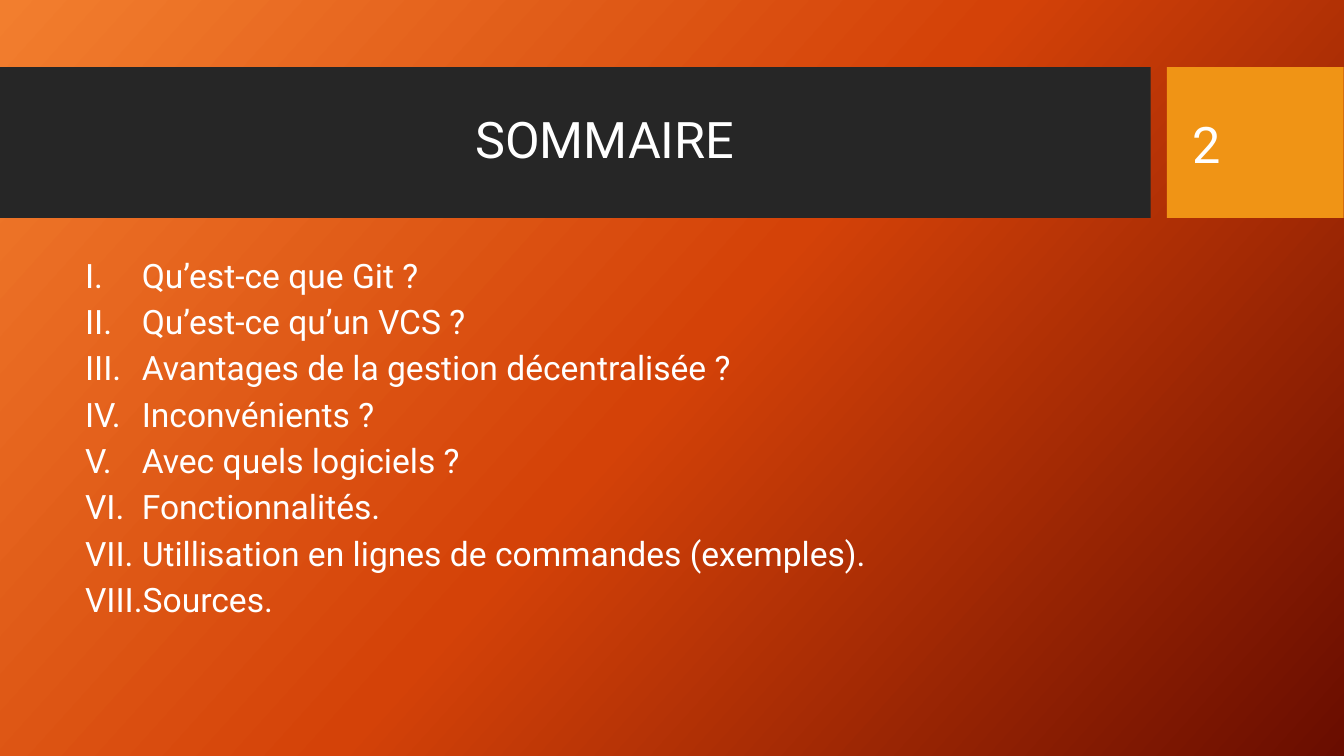
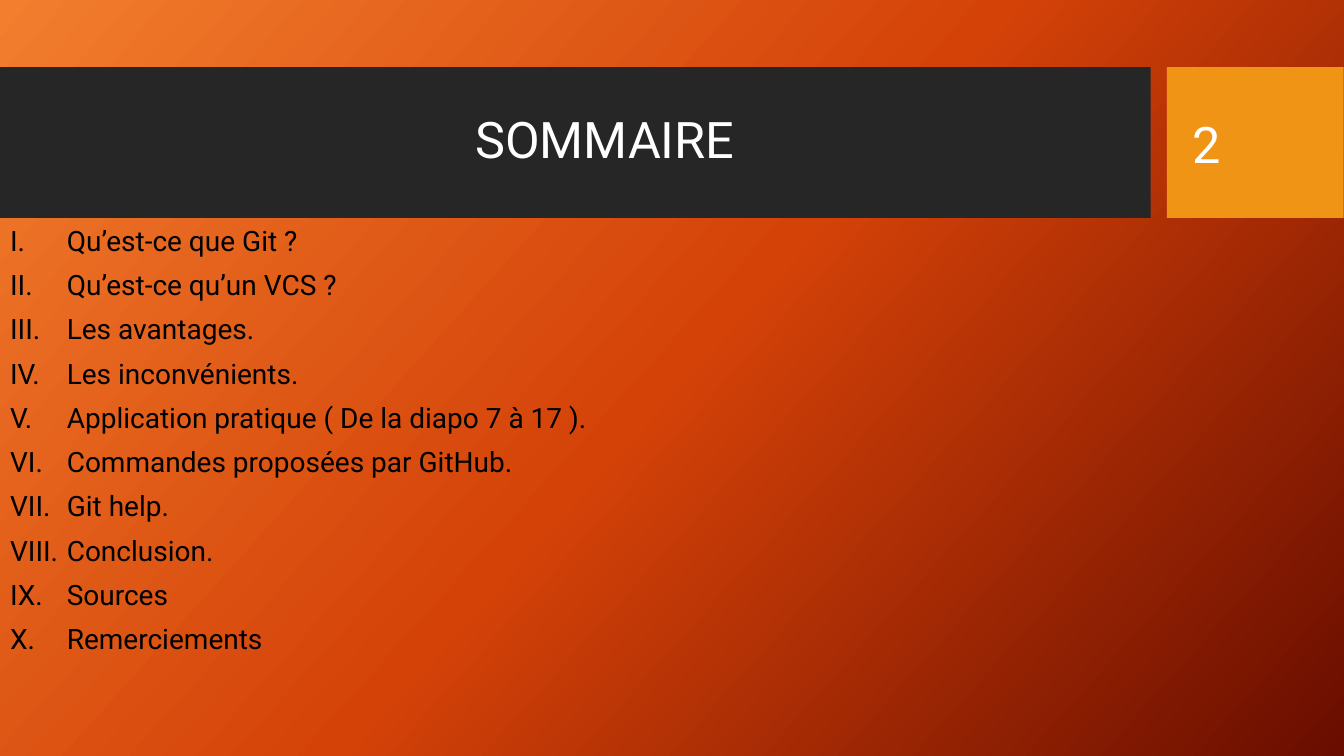
Before and after one commit to Math-Alex83/Expos-_git_cda_2210, a slide deck: slide 2 of Présentation_Git_CDA_2210.pptx. Drawn at 1344x756 pixels with LibreOffice and Linux fonts; fonts in the diff are those of the drawing; background and template pictures are left out. Boxes give left, top, right and bottom in pixels: in the first picture for what was removed or moved away, otherwise in the second. Text is boxed around its words. In the diff, an @@ line names an element or a change of style, - is before the commit and + after.

Commit message:
modif PowerPoint, sommaire, captures et modifs textes. Fin PowerPoint

```diff
--- a/Présentation_Git_CDA_2210.pptx
+++ b/Présentation_Git_CDA_2210.pptx
@@ text "Qu’est-ce que Git ?": place and size @@
-text "Qu’est-ce que Git ?" at [85,262,866,613]
+text "Qu’est-ce que Git ?" at [67,230,562,650]
@@ text at [67,230,317,301]: size 24 to 20 pt, text colour #FFFFFF to #000000 in "Qu’est-ce que Git ?", "Qu’est-ce qu’un VCS ?"; line spacing 0.8 to 0.9 @@
@@ text at [67,319,562,650]: text changed; size 24 to 20 pt; text colour #FFFFFF to #000000 @@
-III. Avantages de la gestion décentralisée ?
-IV. Inconvénients ?
-V. Avec quels logiciels ?
-VI. Fonctionnalités.
-VII. Utillisation en lignes de commandes (exemples).
-VIII. Sources.
+III. Les avantages.
+IV. Les inconvénients.
+V. Application pratique ( De la diapo 7 à 17 ).
+VI. Commandes proposées par GitHub.
+VII. Git help.
+VIII. Conclusion.
+IX. Sources
+X. Remerciements
```
Also in this commit, not shown: 6 other slides changed, 1 other file.
